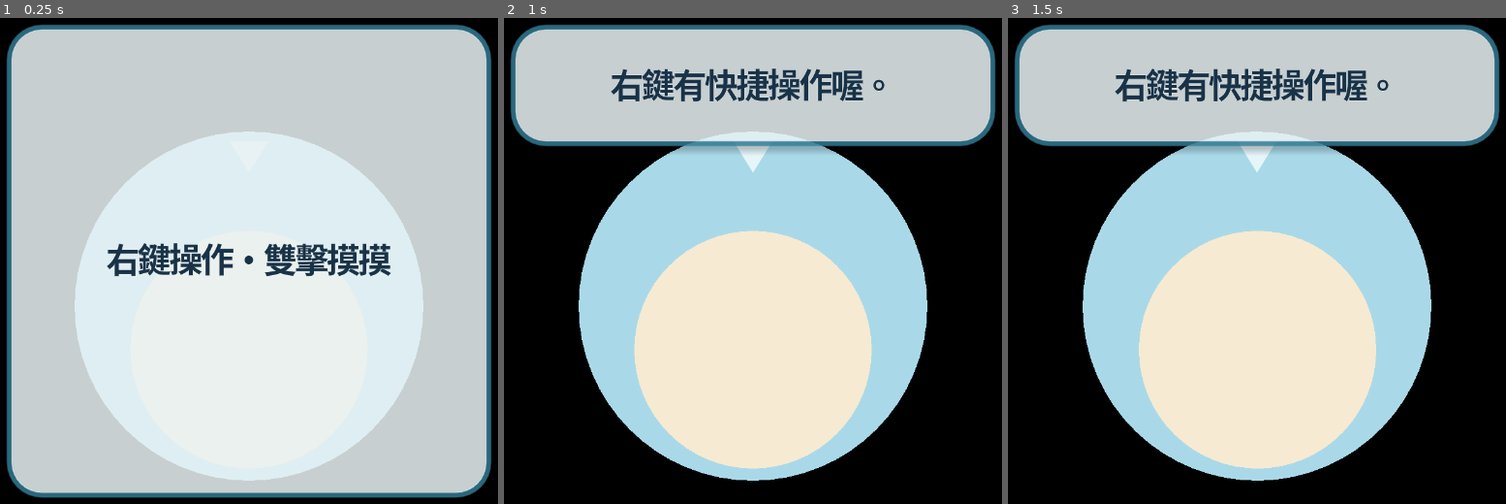
Above: before the commit, frames 1-3 (left to right).
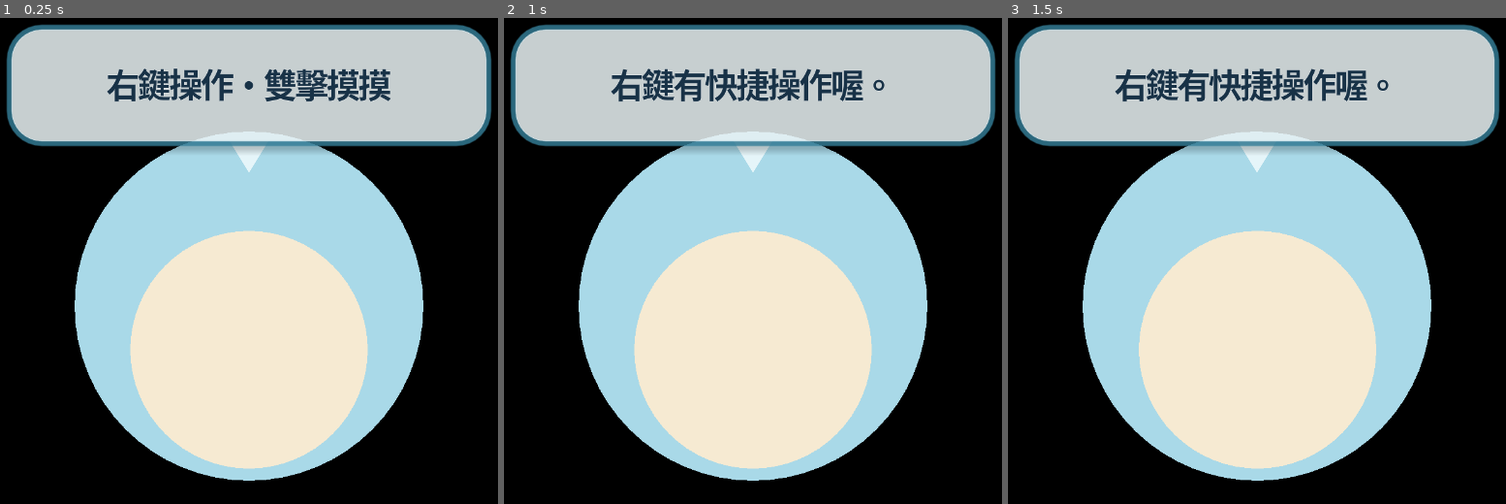
Above: after the commit, the same moments.

Repository: kai-2001/OpenDesktopPet
Game: Godot game, scene res://scenes/main.tscn
Two runs of this game, one before a commit and one after it. Both use one fixed random seed, a clock stepped at 60 frames per second and the inputs below.
Inputs (mouse positions are in pixels of both pictures, inside the frame that each line leads up to):
- Up to frame 1 (0.25 s): no input
- Up to frame 2 (1 s): tap Enter at 0.5 s; move the mouse to (902, 192) at 0.52 s; click (902, 192) at 0.67 s
- Up to frame 3 (1.5 s): tap Space at 1.25 s; drag from (1122, 270) to (1222, 387) at 1.27 s

The runs differ from the first frame. In frame 1, 73% of the frame differs, in the area x 1-99%, y 10-99%; in frame 2, nothing differs; in frame 3, nothing differs.

Commit message:
Keep short speech bubbles compact

Diff:
--- a/scripts/main.gd
+++ b/scripts/main.gd
@@ -155,8 +155,14 @@
 		).x
 		line_count += maxi(ceili(text_width / TEXT_WIDTH), 1)
 	var bubble_height := clampf(20.0 + line_count * 20.0, 50.0, 120.0)
-	bubble.position = Vector2((280.0 - BUBBLE_WIDTH) / 2.0, BUBBLE_BOTTOM - bubble_height)
-	bubble.size = Vector2(BUBBLE_WIDTH, bubble_height)
+	var bubble_left := (280.0 - BUBBLE_WIDTH) / 2.0
+	# Explicit offsets are required here. PanelContainer recalculates `size`
+	# from its original offsets after child layout, which previously stretched
+	# short messages down over the pet.
+	bubble.offset_left = bubble_left
+	bubble.offset_top = BUBBLE_BOTTOM - bubble_height
+	bubble.offset_right = bubble_left + BUBBLE_WIDTH
+	bubble.offset_bottom = BUBBLE_BOTTOM
 	bubble_tail.polygon = PackedVector2Array([
 		Vector2(132, BUBBLE_BOTTOM - 2),
 		Vector2(148, BUBBLE_BOTTOM - 2),
